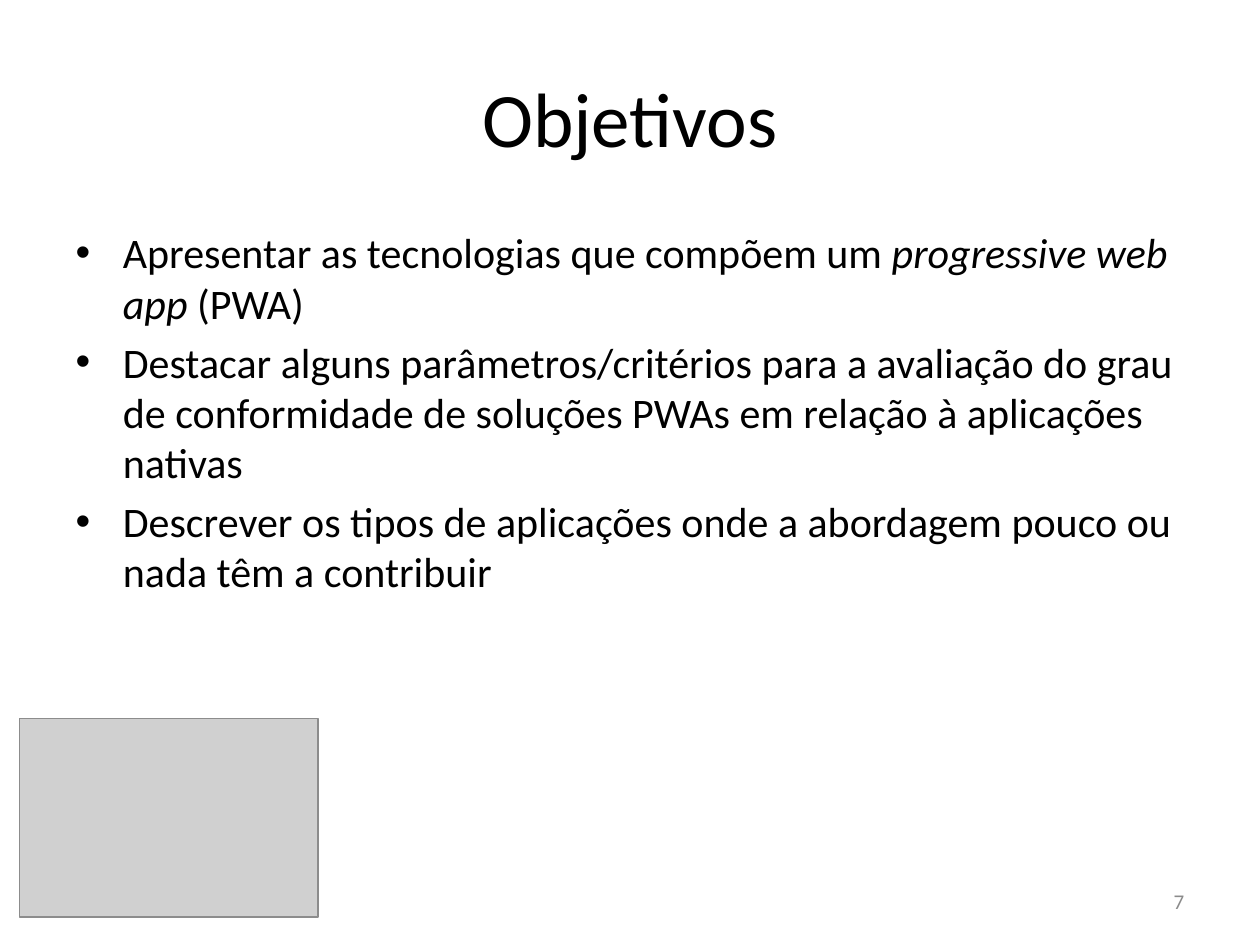
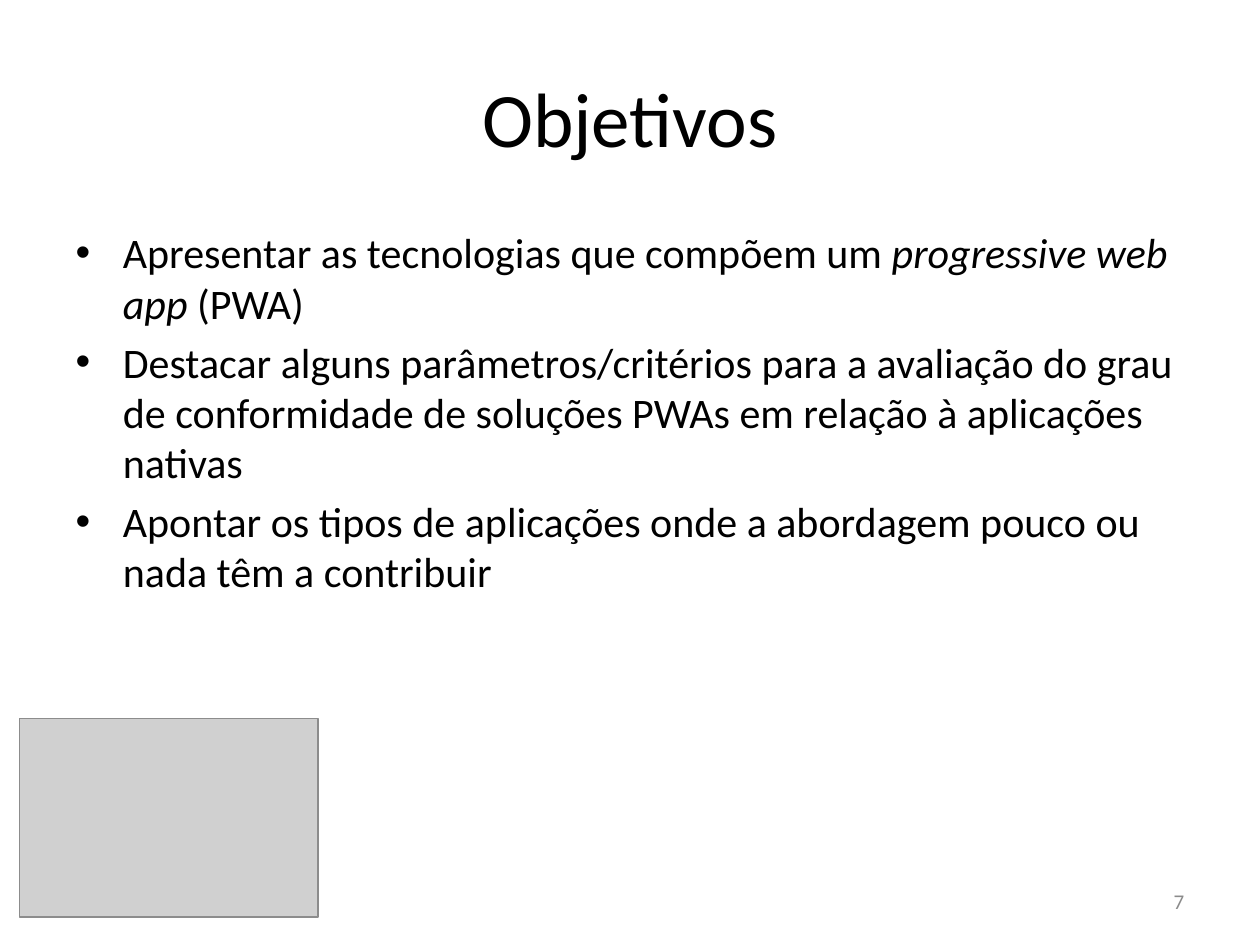
Before and after one commit to rfc410/tcc, a slide deck: slide 7 of apresentacao.pptx. Drawn at 1260x945 pixels with LibreOffice and Linux fonts; fonts in the diff are those of the drawing; grey boxes stand for pictures. Boxes give left, top, right and bottom in pixels: in the first picture for what was removed or moved away, otherwise in the second. Text is boxed around its words. In the diff, an @@ line names an element or a change of style, - is before the commit and + after.

```diff
--- a/apresentacao.pptx
+++ b/apresentacao.pptx
@@ text at (123, 507, 1140, 588): text changed @@
-• Descrever os tipos de aplicações onde a abordagem pouco ou nada têm a contribuir
+• Apontar os tipos de aplicações onde a abordagem pouco ou nada têm a contribuir
```
Also in this commit, not shown: 2 other slides changed.
